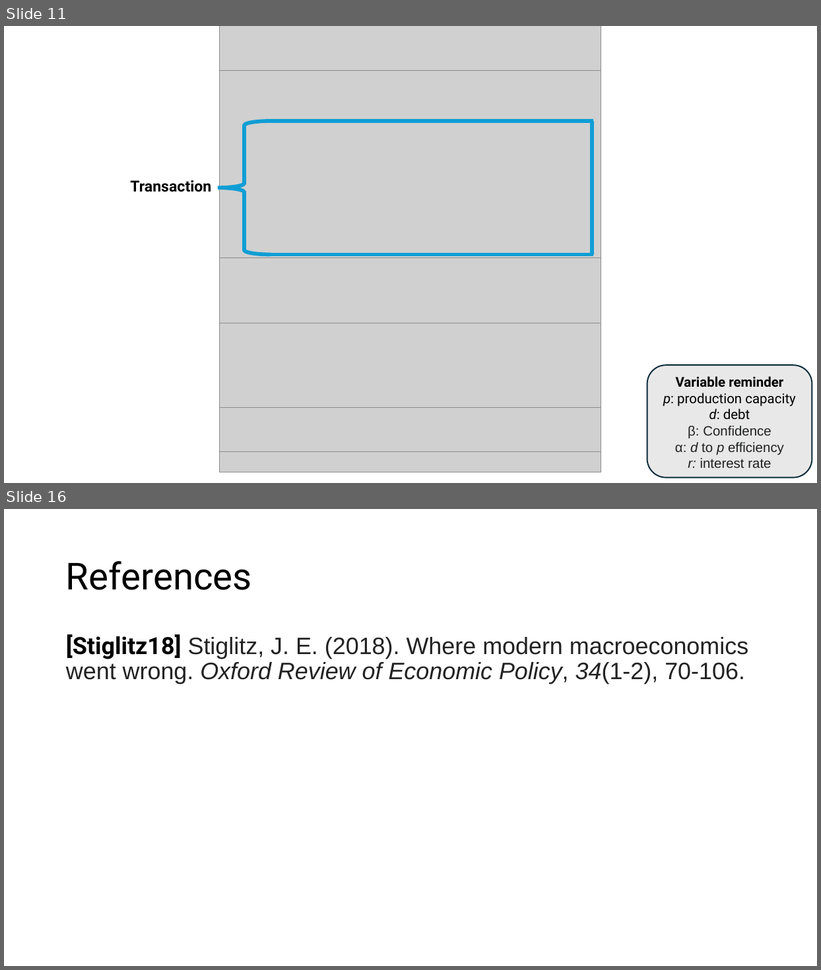
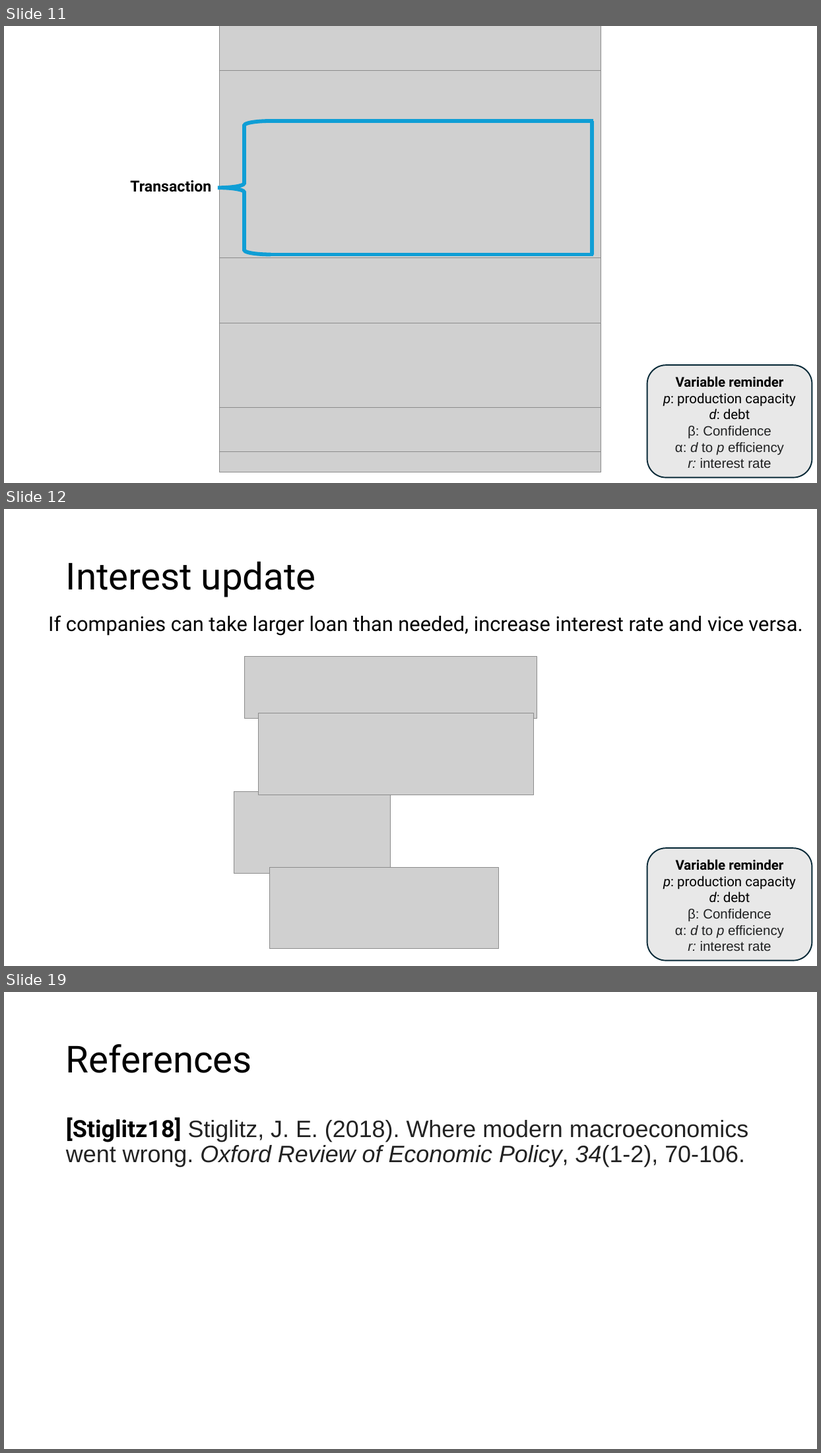
Before and after one commit to 2BeAsh/masters_project, a slide deck: Agent based models of debt and collapse.pptx. Shown one above the other, each under a label of ours: slides 11 and 16 before the commit, slides 11, 12 and 19 after it; the slides between them are not shown. The pictures are 821x970 and 821x1453 pixels, drawn with LibreOffice and Linux fonts; fonts in the diff are those of the drawing; grey boxes stand for pictures. Boxes give left, top, right and bottom in pixels: in the first picture for what was removed or moved away, otherwise in the second. Text is boxed around its words. In the diff, an @@ line names an element or a change of style, - is before the commit and + after.

```diff
--- a/Agent based models of debt and collapse.pptx
+++ b/Agent based models of debt and collapse.pptx
@@ slide 12 added at (x1=4, y1=509, x2=817, y2=966), background #FFFFFF @@
@@ title added at (x1=66, y1=561, x2=316, y2=597), 44 pt, text #000000 @@
+Interest update
@@ text added at (x1=48, y1=615, x2=803, y2=636), 24 pt, text #000000 @@
+If companies can take larger loan than needed, increase interest rate and vice versa.
@@ picture added at (x1=245, y1=657, x2=537, y2=719) @@
@@ picture added at (x1=258, y1=714, x2=533, y2=795) @@
@@ picture added at (x1=234, y1=792, x2=391, y2=874) @@
@@ rounded rectangle added at (x1=648, y1=848, x2=812, y2=960), fill #E8E8E8, outline #092A39 1.5 pt, 16 pt, text #000000 @@
+Variable reminder
+p: production capacity
+d: debt
+β: Confidence
+α: d to p efficiency
+r: interest rate
@@ picture added at (x1=269, y1=867, x2=499, y2=949) @@
@@ what was slide 16 is now slide 19 @@
```
Also in this commit, not shown: 4 slides changed, 6 other slides added, 4 slides removed.
